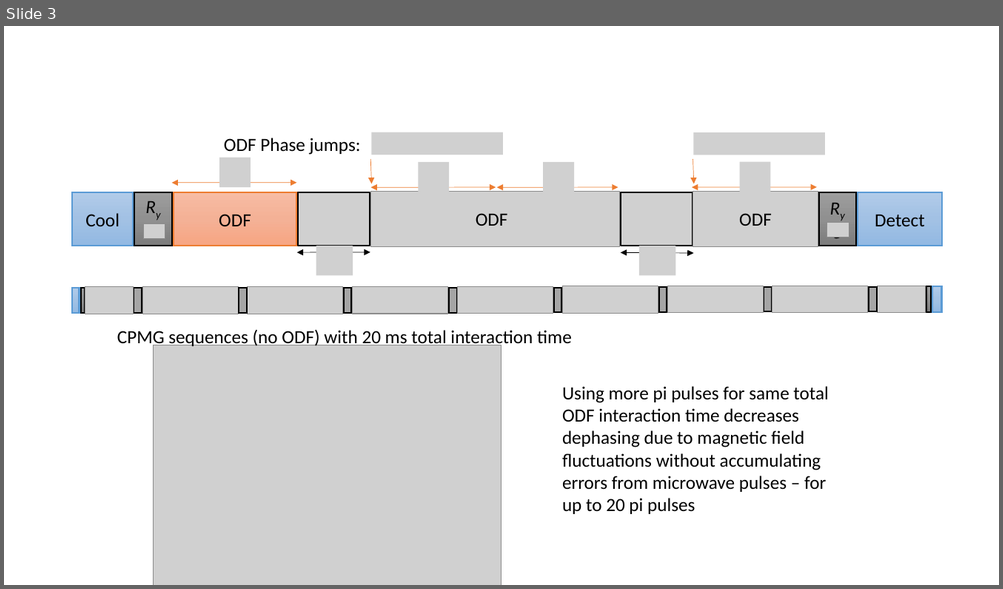
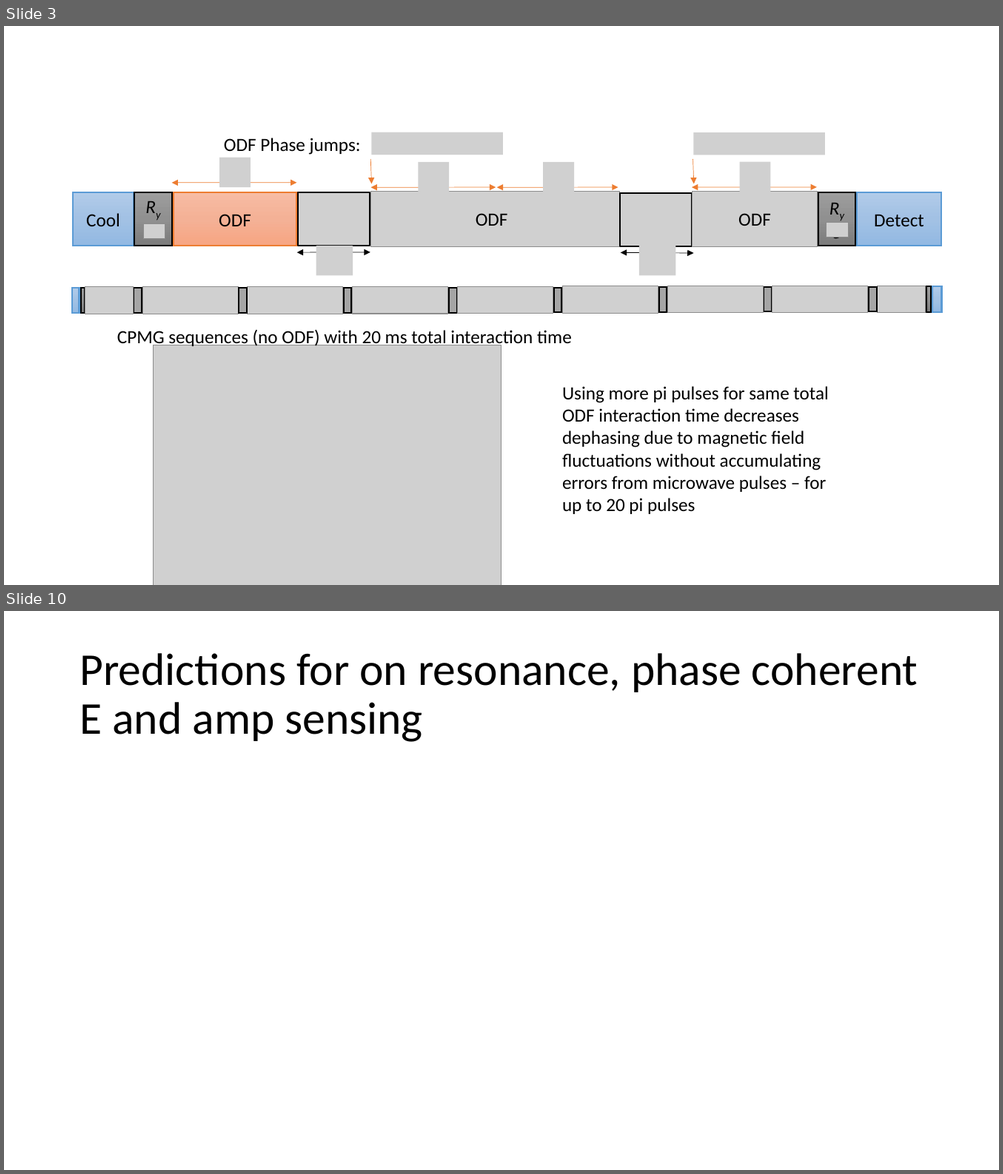
Before and after one commit to kgilmo/amplitude_sensing_paper, a slide deck: amplitude_sensing_penning.pptx. Shown one above the other, each under a label of ours: slide 3 before the commit, slides 3 and 10 after it; the slides between them are not shown. The pictures are 1003x589 and 1003x1174 pixels, drawn with LibreOffice and Linux fonts; fonts in the diff are those of the drawing; grey boxes stand for pictures. Boxes give left, top, right and bottom in pixels: in the first picture for what was removed or moved away, otherwise in the second. Text is boxed around its words. In the diff, an @@ line names an element or a change of style, - is before the commit and + after.

```diff
--- a/amplitude_sensing_penning.pptx
+++ b/amplitude_sensing_penning.pptx
@@ slide 10 added at box(4, 611, 999, 1170), background #FFFFFF @@
@@ title added at box(79, 653, 918, 742), 44 pt, text #000000 @@
+Predictions for on resonance, phase coherent E and amp sensing
```
Also in this commit, not shown: 2 slides changed, 6 other slides added, 5 slides removed, 19 other files.
